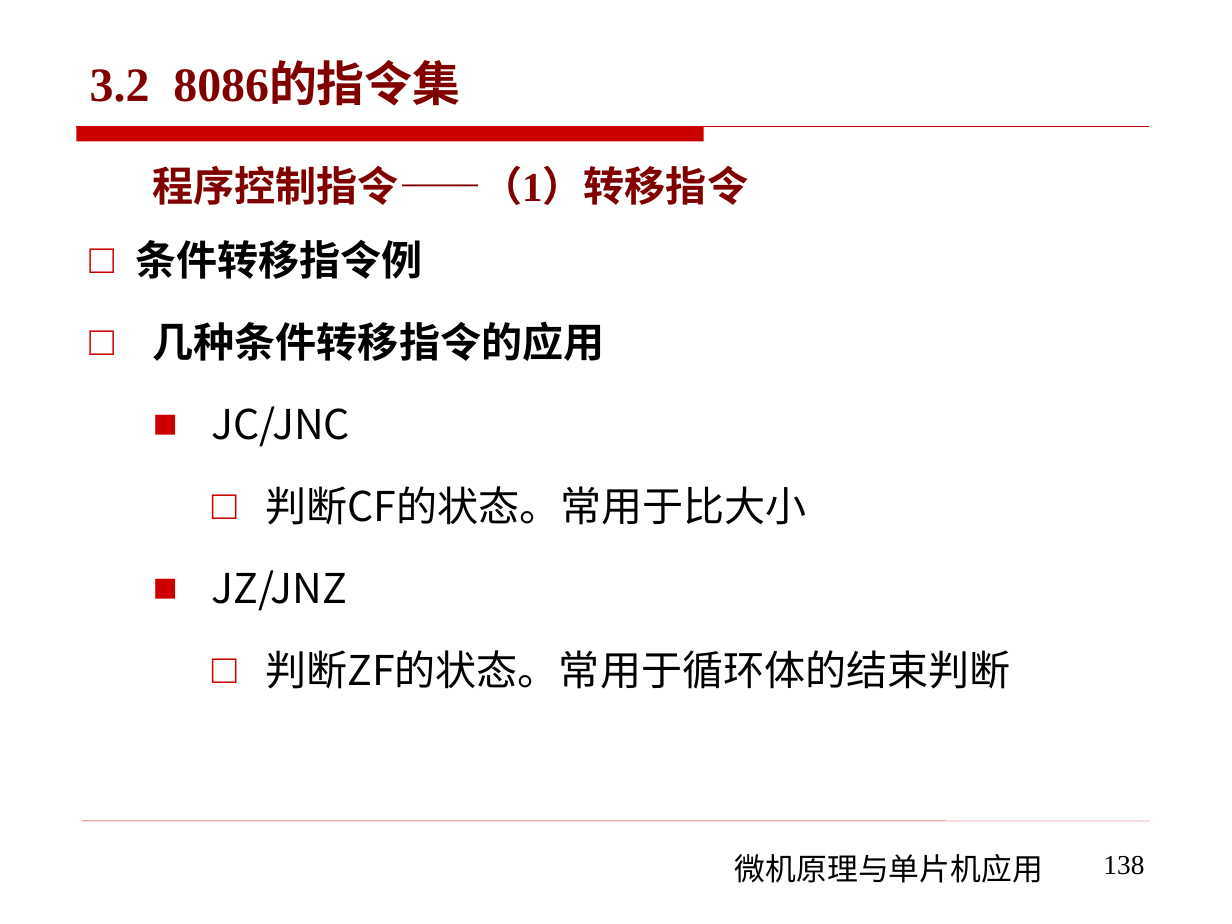
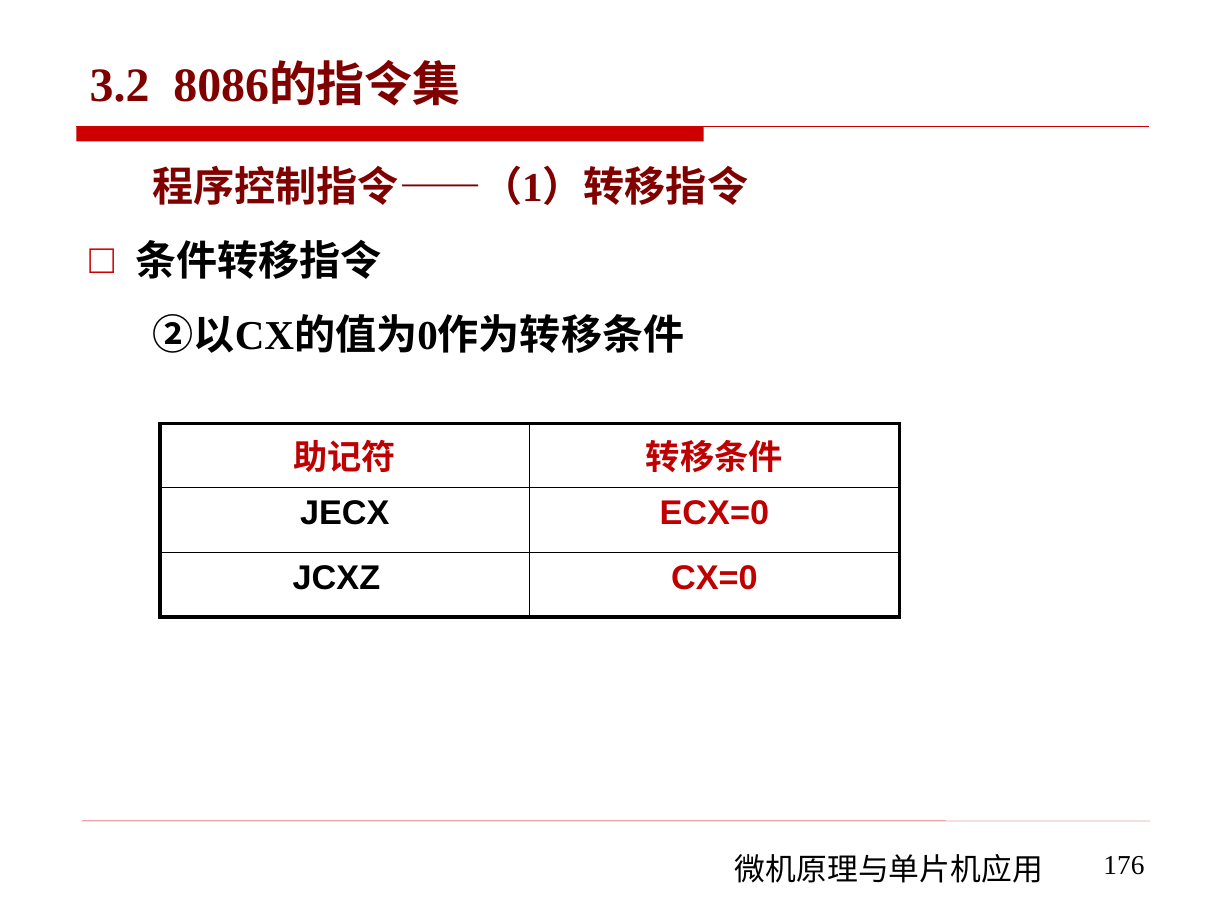
Before and after one commit to rshouc/Microcomputer, a slide deck: slide 176 of PPT/The Principle of Microcomputer/第三章 微机原理（8086的指令系统-指令集).pptx (slide 138 before the commit). Drawn at 1232x924 pixels with LibreOffice and Linux fonts; fonts in the diff are those of the drawing; background and template pictures are left out. Boxes give left, top, right and bottom in pixels: in the first picture for what was removed or moved away, otherwise in the second. Text is boxed around its words. In the diff, an @@ line names an element or a change of style, - is before the commit and + after.

```diff
--- a/PPT/The Principle of Microcomputer/第三章 微机原理（8086的指令系统-指令集).pptx
+++ b/PPT/The Principle of Microcomputer/第三章 微机原理（8086的指令系统-指令集).pptx
@@ text at (136, 240, 685, 353): text changed; font Noto Sans CJK SC to Times New Roman; bold on @@
-□ 条件转移指令例
-□ 几种条件转移指令的应用
-  ■ JC/JNC
-    □ 判断CF的状态。常用于比大小
-  ■ JZ/JNZ
-    □ 判断ZF的状态。常用于循环体的结束判断
+□ 条件转移指令
+②以CX的值为0作为转移条件
@@ table added at (160, 424, 899, 617), 3 rows, 2 columns @@
+助记符 | 转移条件
+JECX | ECX=0
+JCXZ | CX=0
@@ page number at (1103, 856, 1144, 875): text changed @@
-138
+176
```
Also in this commit, not shown: 35 other slides changed, 54 slides added, 3 slides removed, 7 other files.
